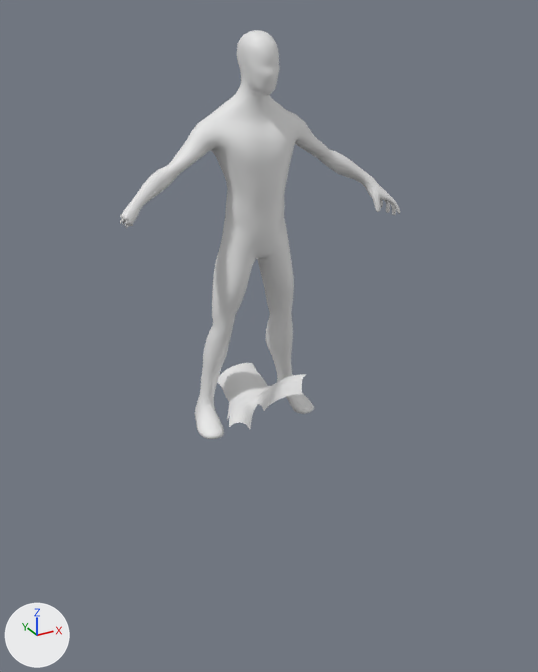
The Blender file neverlast10seconds/Assets/Models/Source/Alien_Posed.blend: old version first, new version second.
One viewpoint serves both versions: a 50 mm camera at (-1.56, -2.99, 1.94) aimed at (0.0, -0.15, 0.52). Arrows for +X, +Y and +Z are at lower left; the lights stay in place. Objects named as collision shapes, trigger or cutter boxes, shadow casters or lower levels of detail are left out.

In view in the first picture: 'BubbleArea', 'Human_BaseMesh'.
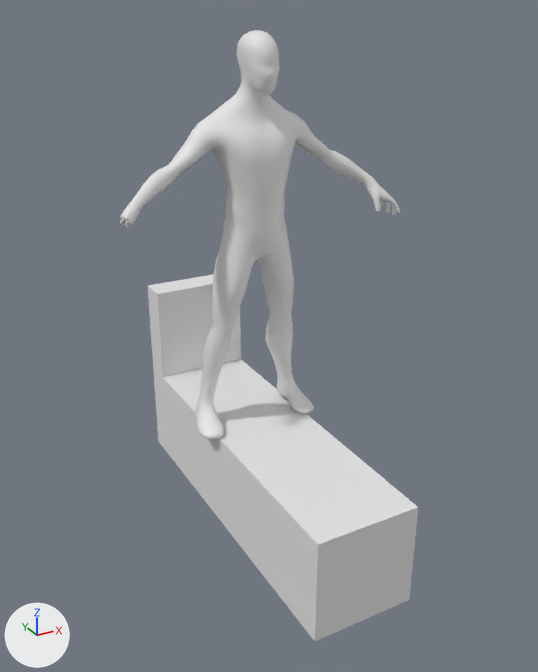
Commit message: alien face

The edits, one by one:
Object 'BubbleArea' (ob_bubblearea) is now hidden.
Object 'Cube' (ob_cube) is now shown.

Boxes [x1, y1, x2, y2] around the edits, measured in the pictures (538 x 672 px):
'Cube', shown: after [148, 274, 418, 641]
'BubbleArea', hidden: before [217, 363, 305, 429]
